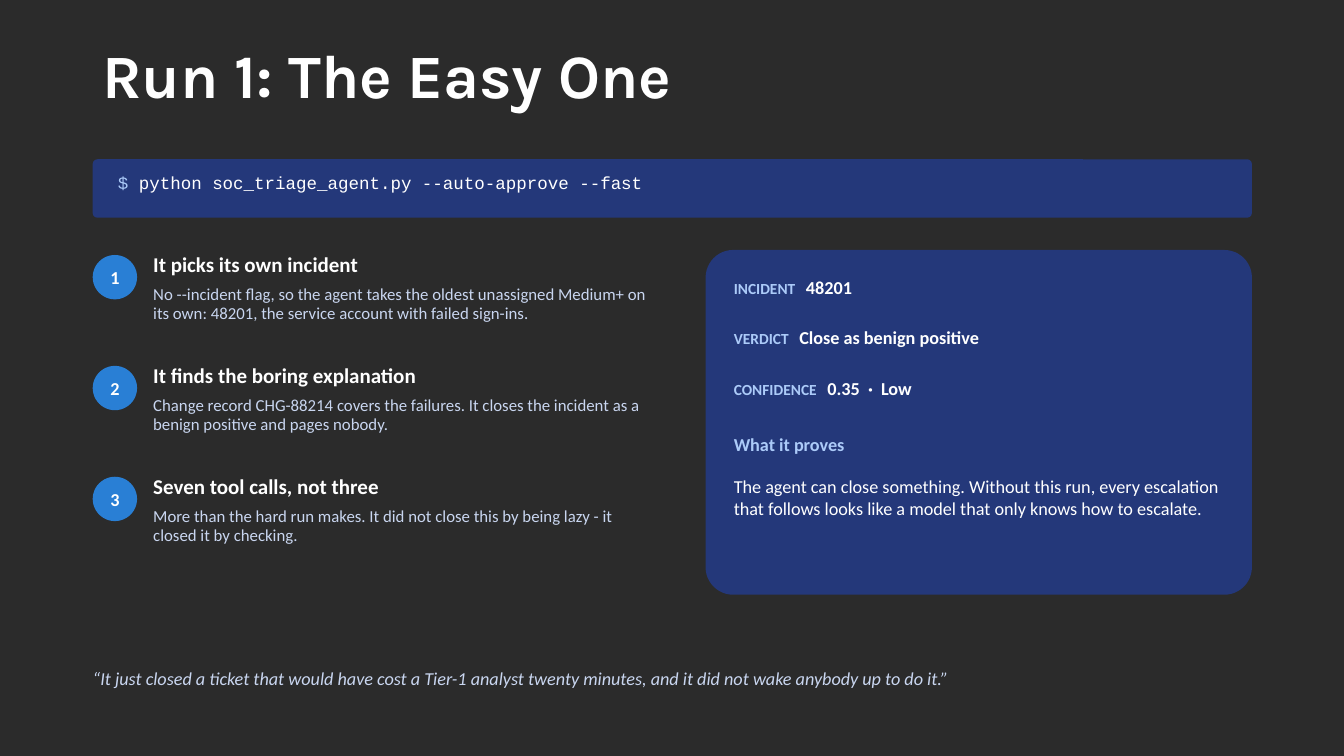
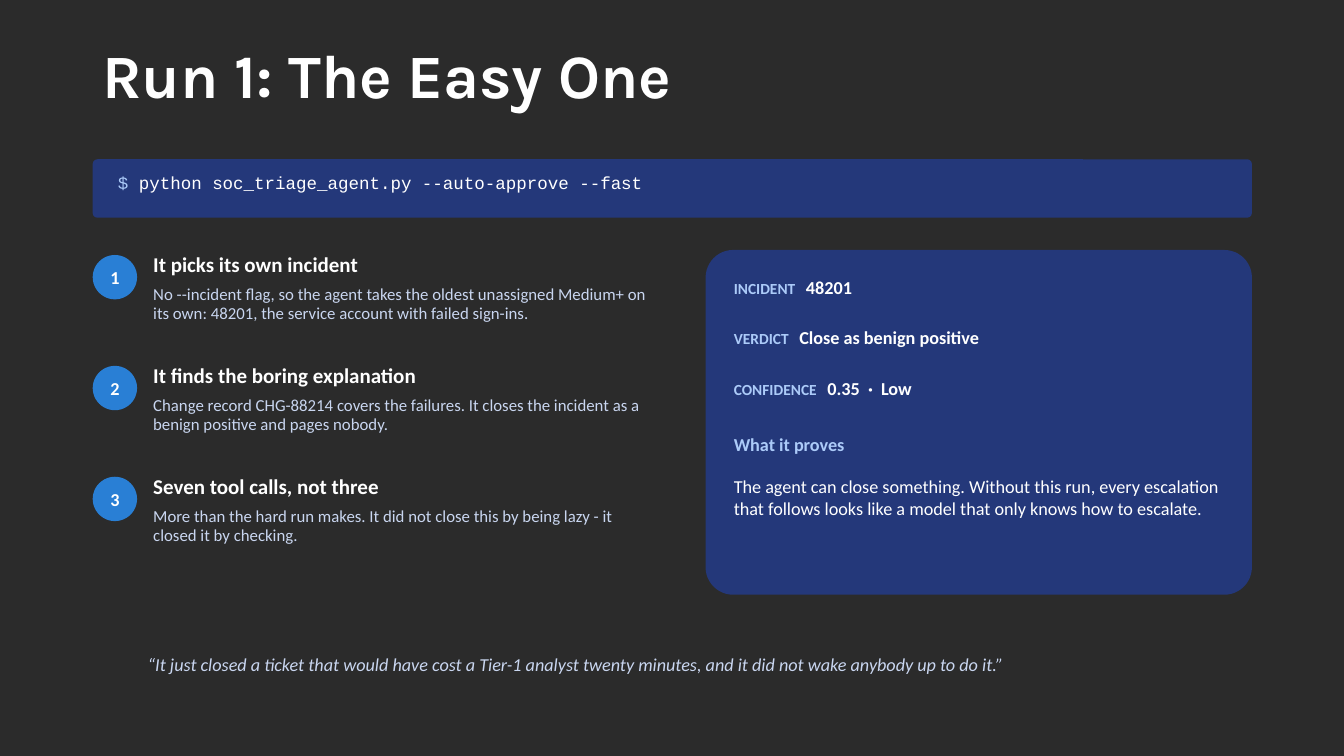
Before and after one commit to rod-trent/MMSMOA, a slide deck: slide 20 of SlideDecks/Empowering SOC Teams - MMS Midway 2026.pptx. Drawn at 1344x756 pixels with LibreOffice and Linux fonts; fonts in the diff are those of the drawing; background and template pictures are left out; a plain dark background stands for a picture behind light text. Boxes give left, top, right and bottom in pixels: in the first picture for what was removed or moved away, otherwise in the second. Text is boxed around its words. In the diff, an @@ line names an element or a change of style, - is before the commit and + after.

```diff
--- a/SlideDecks/Empowering SOC Teams - MMS Midway 2026.pptx
+++ b/SlideDecks/Empowering SOC Teams - MMS Midway 2026.pptx
@@ text "“It just closed a ticket ...": place and size @@
-text "“It just closed a ticket ..." at (93,672,948,688)
+text "“It just closed a ticket ..." at (148,658,1003,674)
```
Also in this commit, not shown: 14 other slides changed, 1 other file.
